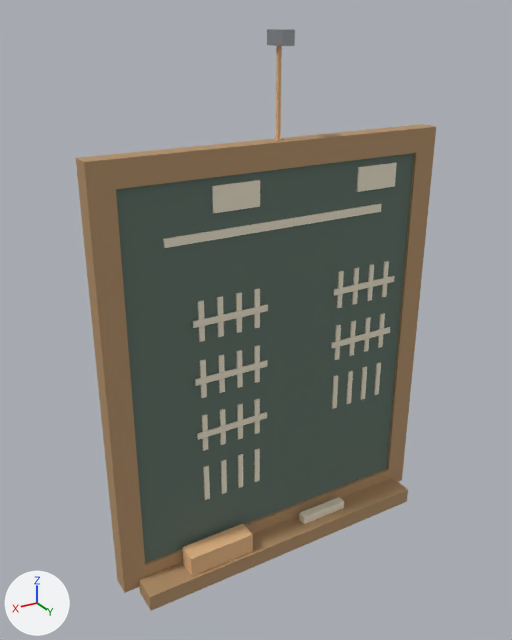
A saved change to the glTF model assets/models/props/chalkboard.glb.
Both versions are drawn from a camera (50 mm lens) standing at (0.442, 0.701, 0.4) and looking at (0.029, 0.012, 0.055). The lights are fixed; the arrows at lower left show +X, +Y and +Z. The older version comes first. Vertices at exactly the same position are counted once.

The scene before the commit, as lines of its bpy script (objects in view):
```python
me_chalkboard = bpy.data.meshes.new('Chalkboard')
me_chalkboard.from_pydata(...)  # 368 vertices, 552 faces; spans x -0.23..0.23, y 0.0..0.06, z -0.28..0.386
# faces by material slot: [12, 60, 444, 24, 12]
me_chalkboard.materials.append(mat_board)  # grey #617369
me_chalkboard.materials.append(mat_wood)  # brown #b39069
me_chalkboard.materials.append(mat_cream)  # pale yellow #efe6d0
me_chalkboard.materials.append(mat_ochre)  # beige #e7b886
me_chalkboard.materials.append(mat_iron)  # grey #adafb5
ob_chalkboard = bpy.data.objects.new('Chalkboard', me_chalkboard)
ob_chalkboard.location = (0.0, 0.0, 0.0)
```
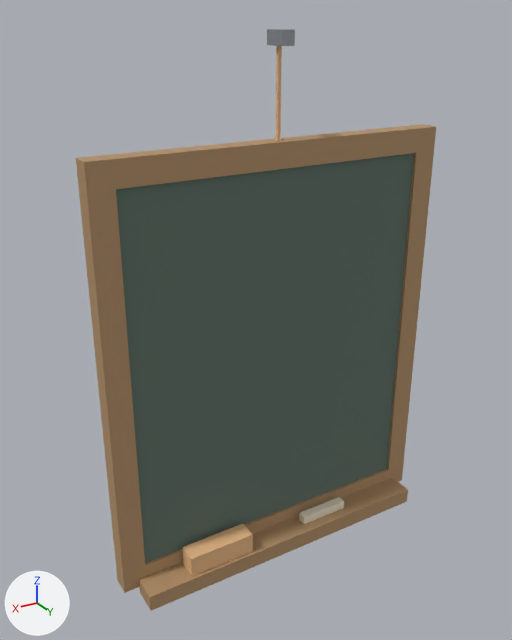
Location of each change, (x1, y1, x2, y2) in pixels of the pictures (512 x 640 px):
part 1 of me_chalkboard, deleted
    before: (163, 162, 397, 500)

The change, as a list of edits to the scene's bpy script:
```text
Change me_chalkboard:
    used by ob_chalkboard; location = (0.0, 0.0, 0.0)
    remove me_chalkboard.from_pydata(...)  # 368 vertices, 552 faces; spans x -0.23..0.23, y 0.0..0.06, z -0.28..0.386
    add me_chalkboard.from_pydata(...)  # 80 vertices, 120 faces; spans x -0.23..0.23, y 0.0..0.06, z -0.28..0.386
    me_chalkboard part 1: 36 loose pieces with 288 vertices, spanning x -0.18..0.15, y 0.021..0.025, z -0.175..0.23, are deleted
```
